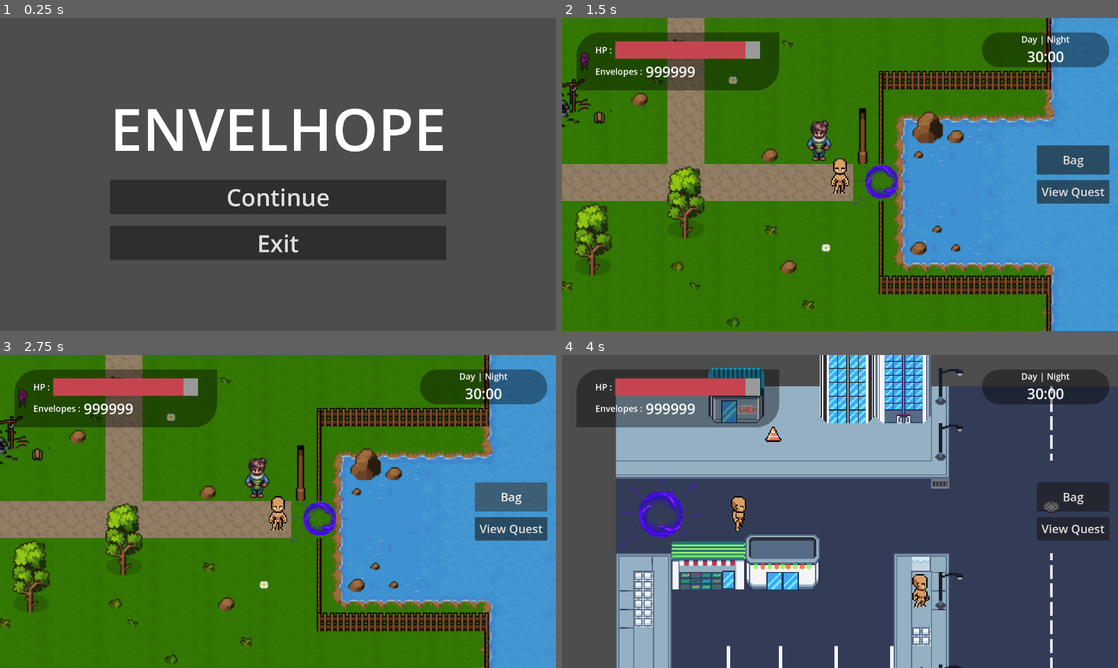
Above: before the commit, frames 1-4 (two rows, left to right).
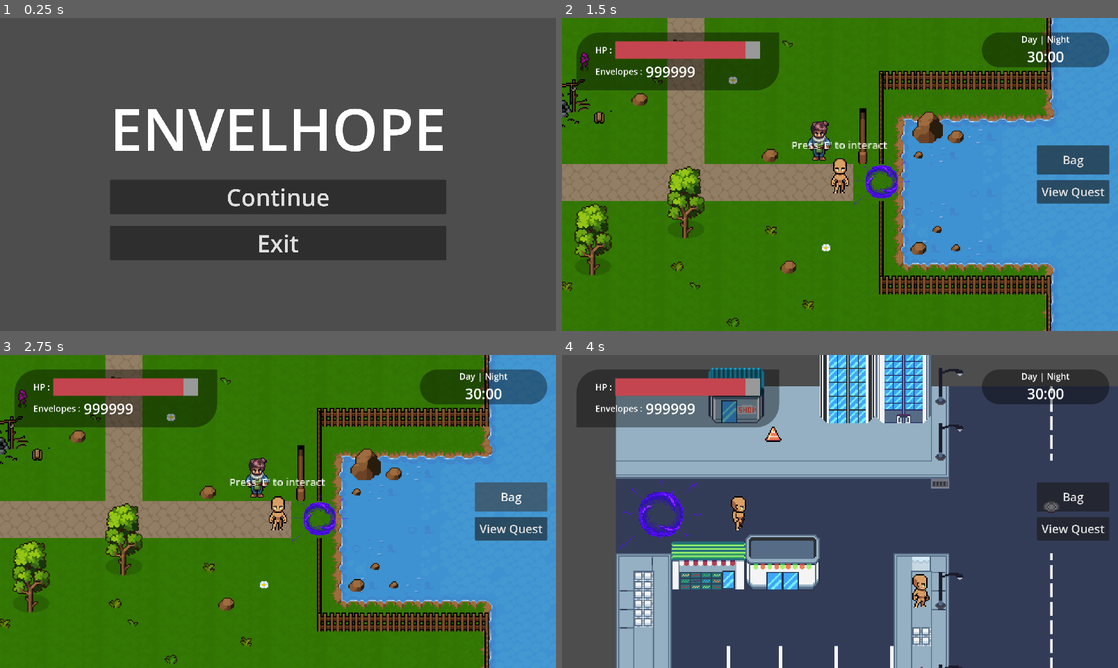
Above: after the commit, the same moments.

Repository: hoaxnt/envelhope-beta
Game: Godot game, scene res://Scenes/utils/main_menu.tscn
The game is run twice, just before and just after one commit, with the same random seed, the same clock (stepped at 60 frames per second) and the same inputs.
Inputs (mouse positions are in pixels of both pictures, inside the frame that each line leads up to):
- Up to frame 1 (0.25 s): no input
- Up to frame 2 (1.5 s): click "Continue" at 0.5 s; click (840, 174) at 1.25 s
- Up to frame 3 (2.75 s): click "Bag" at 2 s
- Up to frame 4 (4 s): click "View Quest" at 2.75 s; tap E (interact) at 3.5 s; hold Right (ui_right) from 3.53 s (still down); hold E (interact) from 3.53 s (still down)

The runs differ from the first frame. In frame 1, 0.2% of the frame differs, in the area x 20-74%, y 28-75%; in frame 2, 3.2%, in the area x 0-98%, y 0-100%; in frame 3, 3.2%; in frame 4, 0.4%.

Commit message:
feat: added head text for interacting NPCs

Diff:
--- a/Scenes/characters/player.tscn
+++ b/Scenes/characters/player.tscn
@@ -277,5 +277,24 @@
 sprite_frames = SubResource("SpriteFrames_wocps")
 animation = &"idle_down"
 
+[node name="HeadText" type="Label" parent="."]
+visible = false
+anchors_preset = 8
+anchor_left = 0.5
+anchor_top = 0.5
+anchor_right = 0.5
+anchor_bottom = 0.5
+offset_left = -74.0
+offset_top = -36.645
+offset_right = 74.0
+offset_bottom = -13.645
+grow_horizontal = 2
+grow_vertical = 2
+theme_override_font_sizes/font_size = 9
+text = "Press 'E' to interact"
+horizontal_alignment = 1
+vertical_alignment = 1
+metadata/_edit_lock_ = true
+
 [connection signal="body_entered" from="Area2D" to="." method="_on_interaction_zone_body_entered"]
 [connection signal="body_exited" from="Area2D" to="." method="_on_interaction_zone_body_exited"]
--- a/Scripts/characters/player.gd
+++ b/Scripts/characters/player.gd
@@ -1,7 +1,8 @@
 extends CharacterBody2D
-# opti
+
 @onready var anim = $AnimatedSprite2D
 @onready var camera = $Camera2D
+@onready var head_text = $HeadText
 @export var base_speed = 100
 @export var sprint_speed = 1000
 
@@ -9,32 +10,14 @@
 var current_speed = base_speed
 var current_npc = null
 
-func _on_interaction_zone_body_entered(body):
-	#print('body: ' + body.name)
-	if body.name == 'npc_island':
-		current_npc = body
-		print('NPC: ' + body + " detected.")
-
-func _on_interaction_zone_body_exited(body):
-	if body == current_npc:
-		current_npc = null
-		print('NPC: ' + body + " exit detected.")
-
-func _unhandled_input(event):
-	if event.is_action_pressed("interact") and current_npc:
-		print('Interacting with NPC')
-		get_tree().set_input_as_handled() # Stop other things from processing the input
-
 func _ready() -> void:
 	var screen_size = get_viewport_rect().size
 	camera.limit_right = screen_size.x
 	camera.limit_bottom = screen_size.y
 	anim.play("idle_down")
-
 func _physics_process(_delta: float) -> void:
 	get_input_and_animate()
 	move_and_slide()
-
 func get_input_and_animate():
 	var input_direction = Input.get_vector("ui_left", "ui_right", "ui_up", "ui_down")
 
@@ -74,3 +57,17 @@
 			"right":
 				anim.play("idle_side")
 				anim.flip_h = false
+
+func _on_interaction_zone_body_entered(body):
+	if body.name == 'npc_diving':
+		current_npc = body.name
+		head_text.show()
+
+func _on_interaction_zone_body_exited(body):
+	if body.name == current_npc:
+		current_npc = null
+		head_text.hide()
+
+func _unhandled_input(event):
+	if event.is_action_pressed("interact") and current_npc:
+		print('Interacting with NPC')
--- a/project.godot
+++ b/project.godot
@@ -94,5 +94,6 @@
 
 [rendering]
 
+textures/canvas_textures/default_texture_filter=0
 renderer/rendering_method="gl_compatibility"
 renderer/rendering_method.mobile="gl_compatibility"
